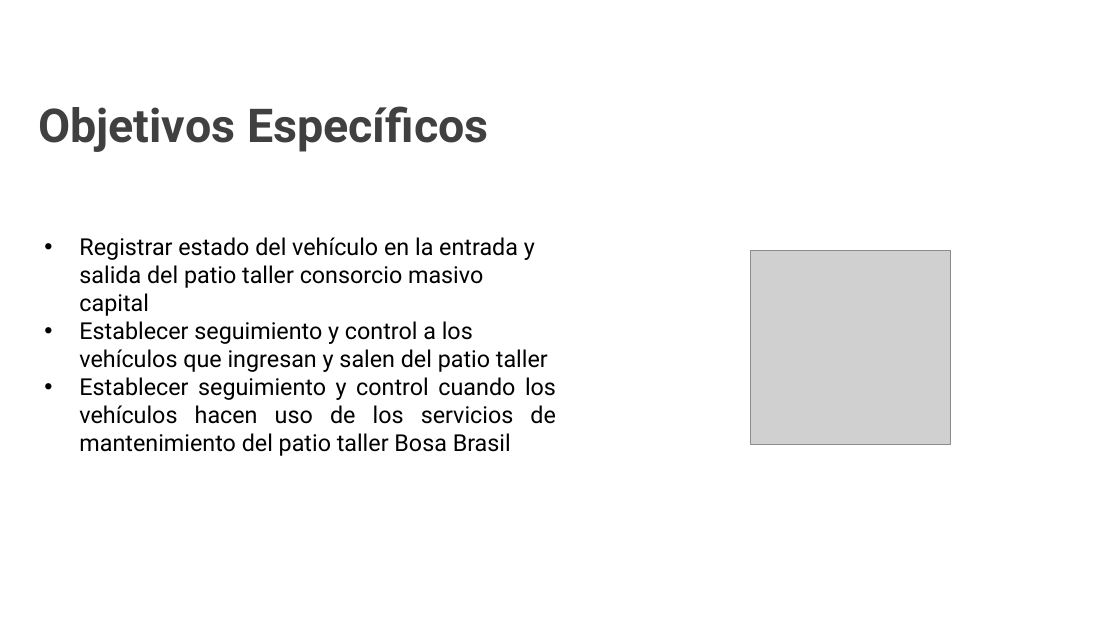
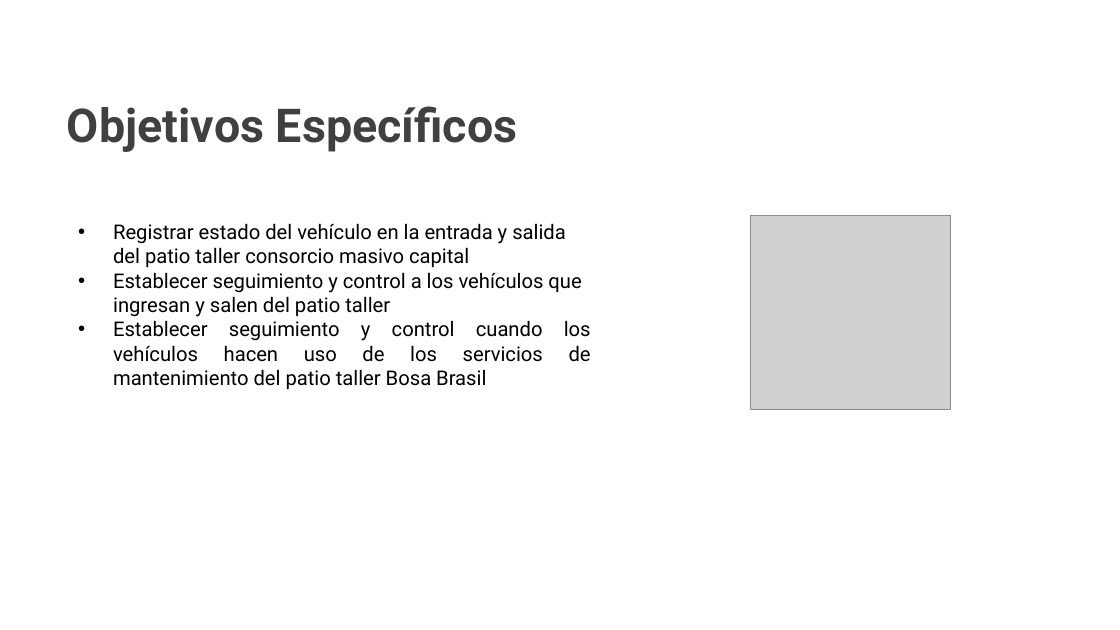
Before and after one commit to Mmartinez951/EntryQr, a slide deck: slide 5 of PresentaciónTIII/Presentación EntryMC.pptx. Drawn at 1120x630 pixels with LibreOffice and Linux fonts; fonts in the diff are those of the drawing; grey boxes stand for pictures; background and template pictures are left out. Boxes give left, top, right and bottom in pixels: in the first picture for what was removed or moved away, otherwise in the second. Text is boxed around its words. In the diff, an @@ line names an element or a change of style, - is before the commit and + after.

```diff
--- a/PresentaciónTIII/Presentación EntryMC.pptx
+++ b/PresentaciónTIII/Presentación EntryMC.pptx
@@ text "Objetivos Específicos": place and size @@
-text "Objetivos Específicos" at [38, 106, 489, 152]
+text "Objetivos Específicos" at [67, 106, 518, 152]
@@ text "Registrar estado del vehículo en ...": place and size @@
-text "Registrar estado del vehículo en ..." at [79, 237, 556, 456]
+text "Registrar estado del vehículo en ..." at [113, 223, 591, 389]
@@ text "Registrar estado del vehículo en ..." at [113, 223, 591, 389]: size 15 to 13 pt @@
@@ picture: place and size @@
-picture at [750, 251, 951, 445]
+picture at [750, 215, 951, 409]
```
Also in this commit, not shown: 3 other slides changed, 3 slides added, 1 slide removed, 2 other files.
